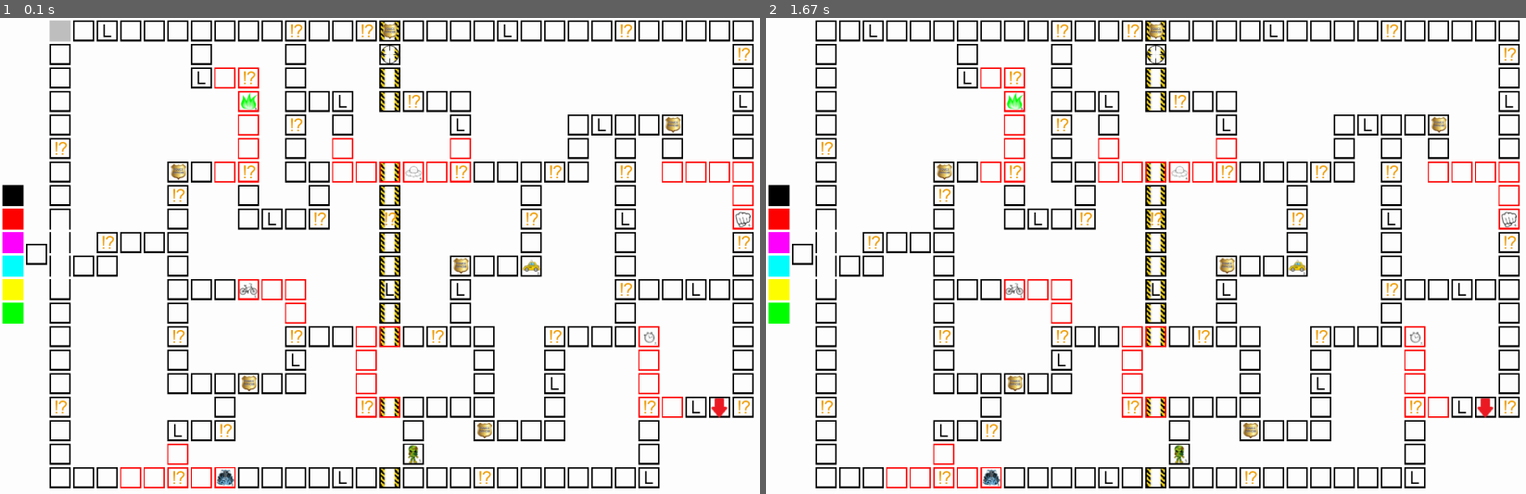
Above: before the commit, frames 1-2 (left to right).
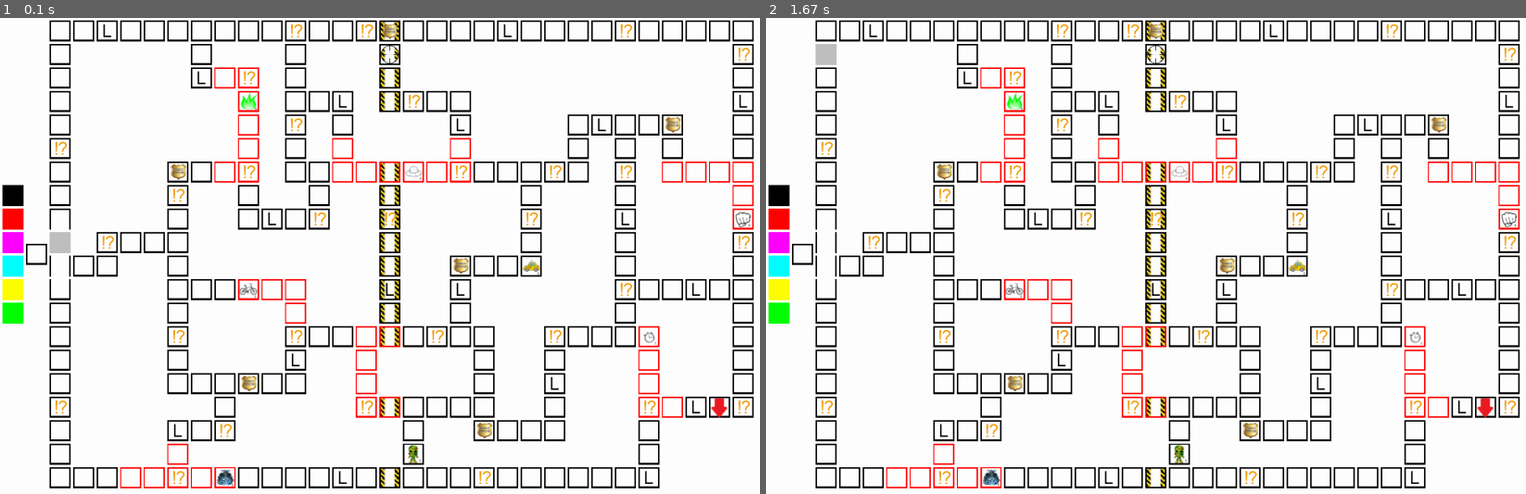
Above: after the commit, the same moments.

Repository: fapable/pygameproject2
Game: pygame game, started from Project 2.py
Two runs of this game, one before a commit and one after it. Both use one fixed random seed, a clock stepped at 60 frames per second and the inputs below.
Inputs:
- Up to frame 1 (0.1 s): no input
- Up to frame 2 (1.67 s): hold Up 0.33-0.8 s; hold Up 0.83-1.3 s; hold Up from 1.33 s (still down)

The runs differ from the first frame. In frame 1, 0.3% of the frame differs, in the area x 6-10%, y 0-50%; in frame 2, 0.1%.

Commit message:
kan nu niet meer buiten het bord zich bevinden

Diff:
--- a/Project 2.py
+++ b/Project 2.py
@@ -56,7 +56,7 @@
 landmark_vakjes_links = [(0,4),(0,21),(2,8),(3,14),(4,25),(8,11),(11,28),(19,14),(16,29),(17,7)]
 landmark_vakjes_omhoog = [(14,12),(15,23),(8,26),(19,26)]
 landmark_vakjes_omlaag = [(3,14),(4,19),(8,26),(3,31)]
-links = [(0,16),(3,16),(6,16),(13,16),(16,16 …(997 unchanged characters)…
+rechts = [(0,16),(3,16),(6,16),(13,16),(16,16 …(997 unchanged characters)…
 omhoog = [(3,16),(2,16),(1,16),(13,16),(12,16),(11,16),(10,16),(9,16),(8,16),(7,17),(19,7),(18,7),(6,14),(5,14),(5,2),( …(383 unchanged characters)…
 omlaag = [(2,10),(3,10),(4,10),(5,10),(6,10),(11,12),(12,12),(5,14),(6,14),(13,15),(14,15),(15,15),(5,19),(13,27),(14,2 …(475 unchanged characters)…
 
@@ -82,18 +82,22 @@
         self.pos = Vector(x, y)
 
     def update(self):
-        if (self.pos.y, self.pos.x) in links or (self.pos.y, self.pos.x) in omhoog or (self.pos.y, self.pos.x) in omlaag:
+        if (self.pos.y, self.pos.x) in rechts:
             keys = pygame.key.get_pressed()
 
-            if keys[pygame.K_LEFT]:
-                self.pos.x -= 1
-            elif keys[pygame.K_RIGHT]:
+            if keys[pygame.K_RIGHT]:
                 self.pos.x += 1
 
+        elif (self.pos.y, self.pos.x) in omhoog:
+            keys = pygame.key.get_pressed()
             if keys[pygame.K_UP]:
                 self.pos.y -= 1
-            elif keys[pygame.K_DOWN]:
+
+        elif (self.pos.y, self.pos.x) in omlaag:
+            keys = pygame.key.get_pressed()
+            if keys[pygame.K_DOWN]:
                 self.pos.y += 1
+
 
     def draw(self, screen):
         pygame.draw.rect(screen, (192, 192, 192), (48 * self.pos.x + 5, 48 * self.pos.y + 5, 43, 43), 0)
@@ -157,7 +161,7 @@
     font = pygame.font.Font(None, 30)
     pygame.display.set_caption("Ontsnapperdam")
 
-    Player1 = Player(2,0)
+    Player1 = Player(2,9)
 
     while not process_events():
         Player.update(Player1)
